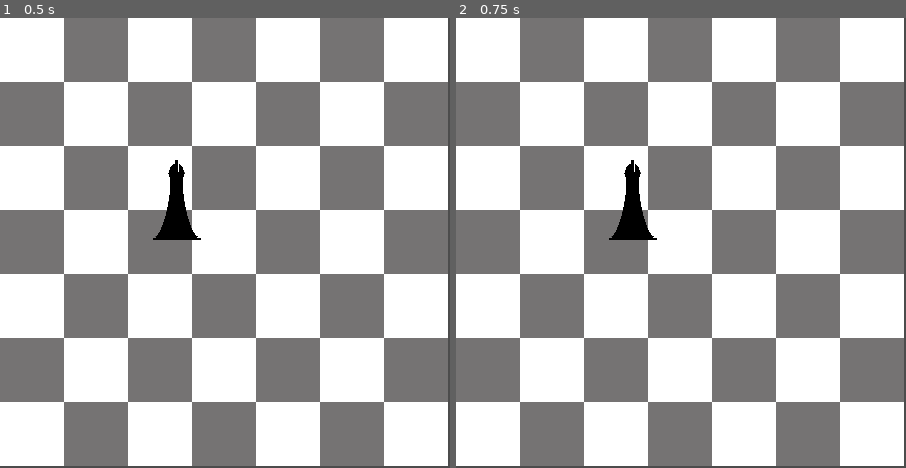
Above: before the commit, frames 1-2 (left to right).
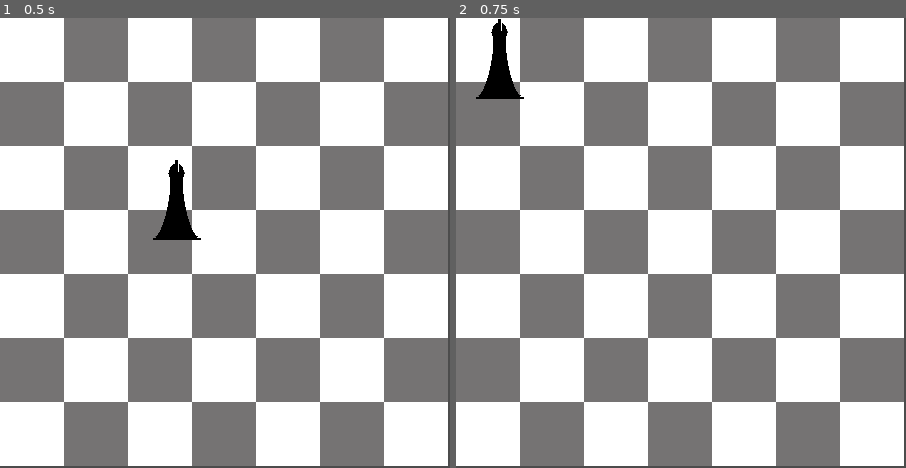
Above: after the commit, the same moments.

Repository: Spencer-Kotys/2D-Chess
Game: Godot game, scene res://MainScene.tscn
Same seed, same stepped clock (60 frames per second), same inputs: the game is played once before the commit and once after it.
Inputs (mouse positions are in pixels of both pictures, inside the frame that each line leads up to):
- Up to frame 1 (0.5 s): no input
- Up to frame 2 (0.75 s): tap Enter at 0.5 s; move the mouse to (636, 202) at 0.52 s; hold Enter from 0.53 s (still down); click (636, 202) at 0.67 s

Frame 1 is identical in both runs. In frame 2, 1.5% of the frame differs, in the area x 4-45%, y 0-50%.

Commit message:
Adding previous position

Diff:
--- a/Godot/BlackBishop.gd
+++ b/Godot/BlackBishop.gd
@@ -2,13 +2,17 @@
 
 var grabbed = false
 var mouse_offset = Vector2()
+var prev_pos = Vector2()
 
 func _on_KinematicBody2D_input_event(viewport, event, shape_idx):
 	if event is InputEventMouseButton:
-		print("mouse click")
+		if not grabbed:
+			prev_pos = position
 		grabbed = event.pressed
 		mouse_offset = position - get_global_mouse_position()
 
 func _process(delta):
 	if Input.is_mouse_button_pressed(BUTTON_LEFT) and grabbed:
 		position = get_global_mouse_position() + mouse_offset
+	if Input.is_physical_key_pressed(KEY_ENTER):
+		position = prev_pos
